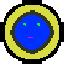
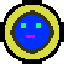
Layer changes from the first (64, 64) image to the second:
painted on "Layer" over (21, 23, 41, 38)
